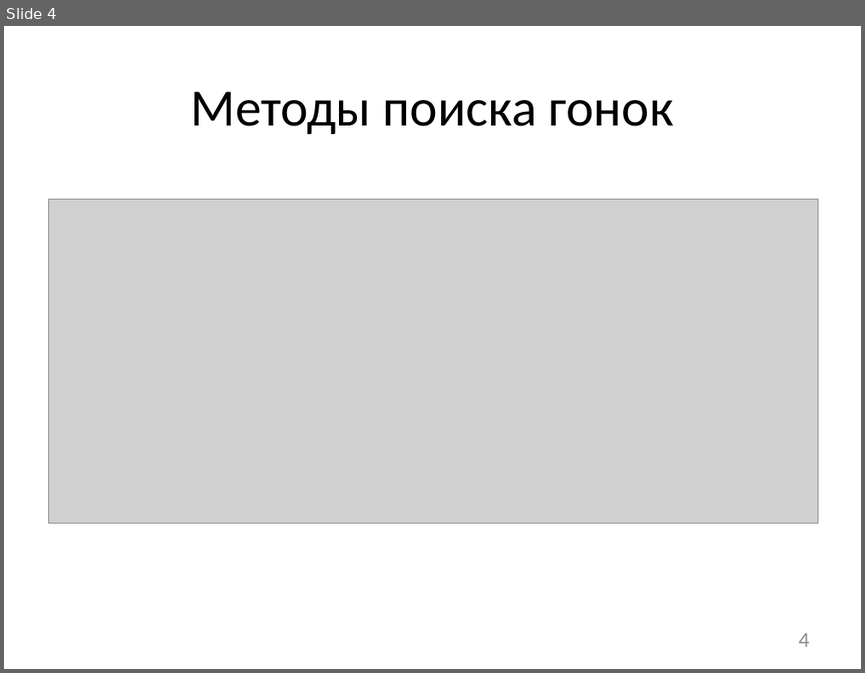
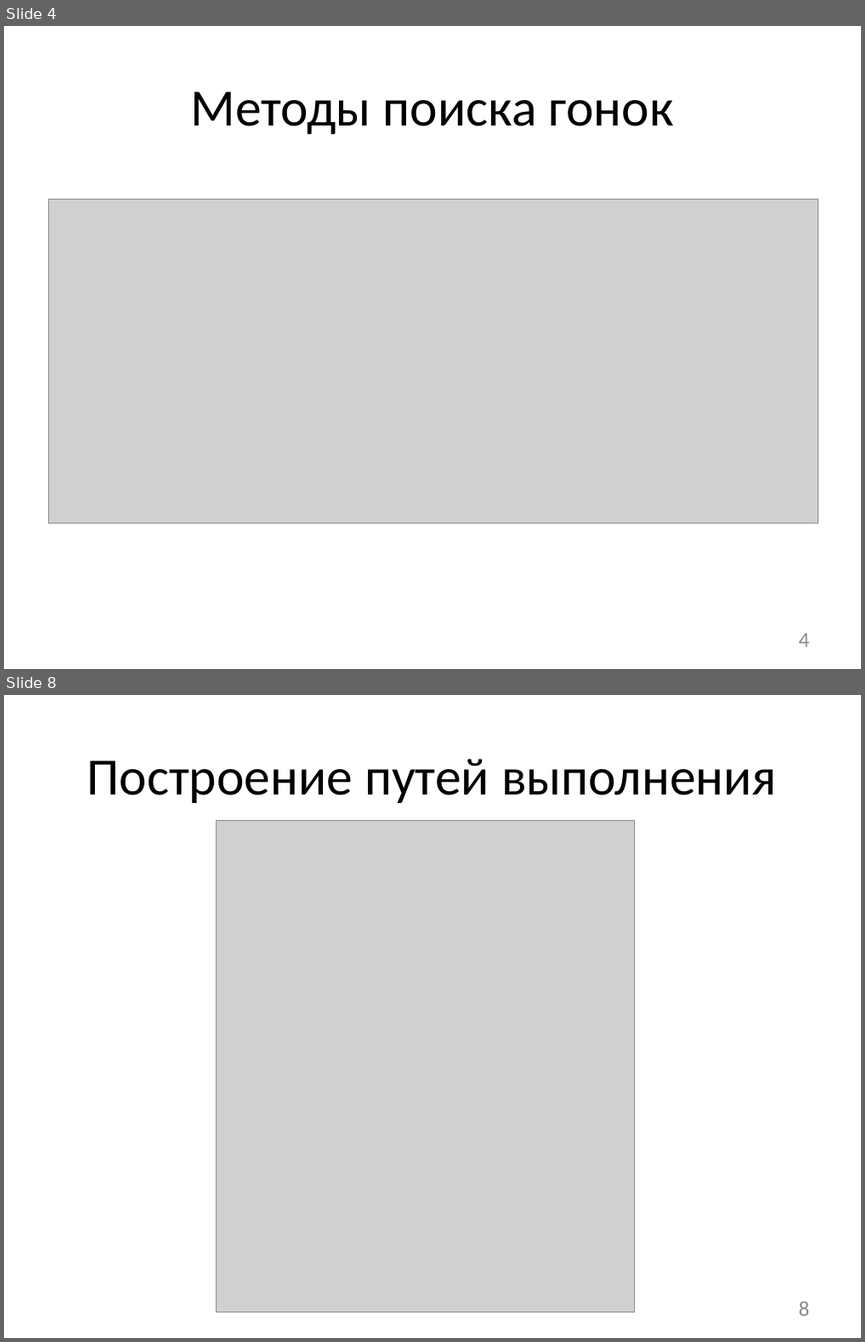
Before and after one commit to afrolovskiy/diplom, a slide deck: presentations/diplom/static race detection.pptx. Shown one above the other, each under a label of ours: slide 4 before the commit, slides 4 and 8 after it; the slides between them are not shown. The pictures are 865x673 and 865x1342 pixels, drawn with LibreOffice and Linux fonts; fonts in the diff are those of the drawing; grey boxes stand for pictures. Boxes give left, top, right and bottom in pixels: in the first picture for what was removed or moved away, otherwise in the second. Text is boxed around its words. In the diff, an @@ line names an element or a change of style, - is before the commit and + after.

```diff
--- a/presentations/diplom/static race detection.pptx
+++ b/presentations/diplom/static race detection.pptx
@@ slide 8 added at bbox=[4, 695, 861, 1338], background #FFFFFF @@
@@ title added at bbox=[86, 759, 777, 803], 44 pt, text #000000 @@
+Построение путей выполнения
@@ picture added at bbox=[216, 821, 635, 1312] @@
@@ page number added at bbox=[799, 1301, 810, 1315], 18 pt, text #8C8C8C @@
+8
```
Also in this commit, not shown: 7 slides changed, 2 other slides added, 2 slides removed, 23 other files.
